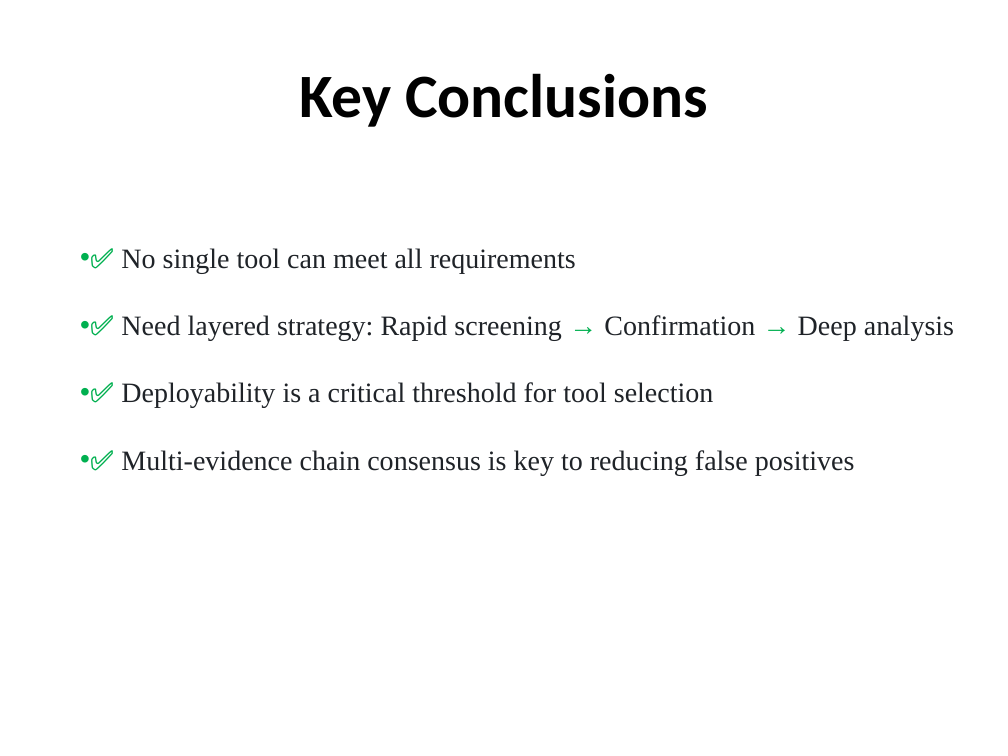
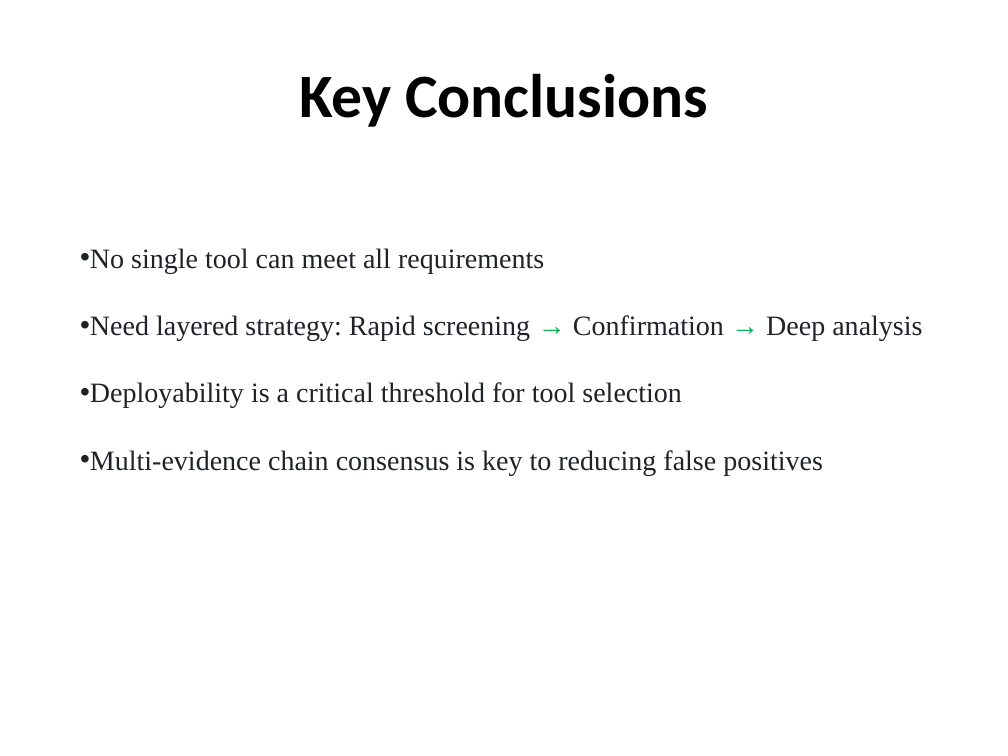
Before and after one commit to pengsihua2023/Metagenomic-Viral-Detection-Tool-Assessment, a slide deck: slide 27 of Wastewater Metagenomic Viral Detection Tool Assessment-1218.pptx. Drawn at 1008x756 pixels with LibreOffice and Linux fonts; fonts in the diff are those of the drawing. Boxes give left, top, right and bottom in pixels: in the first picture for what was removed or moved away, otherwise in the second. Text is boxed around its words. In the diff, an @@ line names an element or a change of style, - is before the commit and + after.

```diff
--- a/Wastewater Metagenomic Viral Detection Tool Assessment-1218.pptx
+++ b/Wastewater Metagenomic Viral Detection Tool Assessment-1218.pptx
@@ text at [90, 248, 922, 475]: text changed @@
-• ✅ No single tool can meet all requirements
-• ✅ Need layered strategy: Rapid screening → Confirmation → Deep analysis
-• ✅ Deployability is a critical threshold for tool selection
-• ✅ Multi-evidence chain consensus is key to reducing false positives
+• No single tool can meet all requirements
+• Need layered strategy: Rapid screening → Confirmation → Deep analysis
+• Deployability is a critical threshold for tool selection
+• Multi-evidence chain consensus is key to reducing false positives
```
Also in this commit, not shown: 15 other slides changed.
